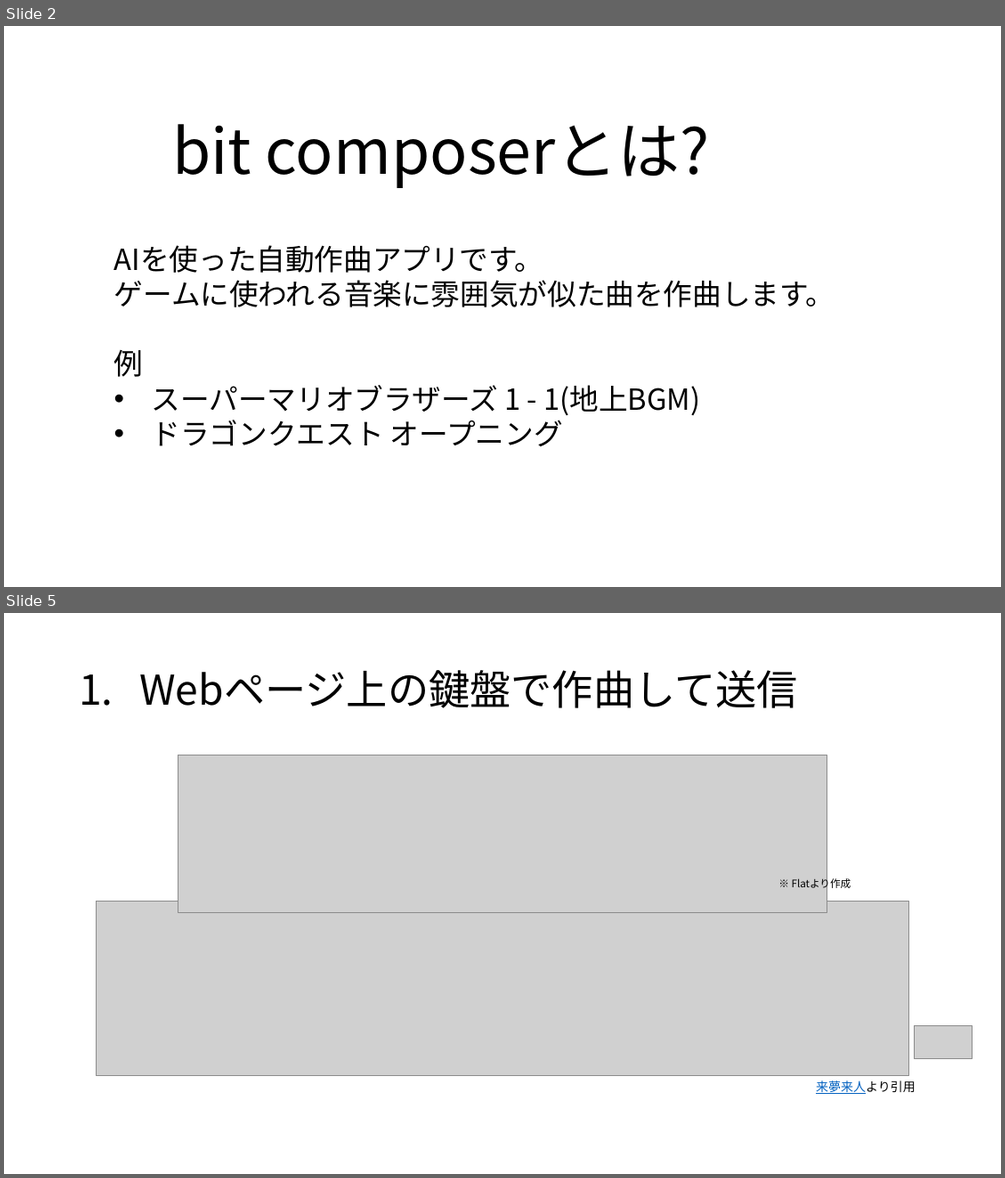
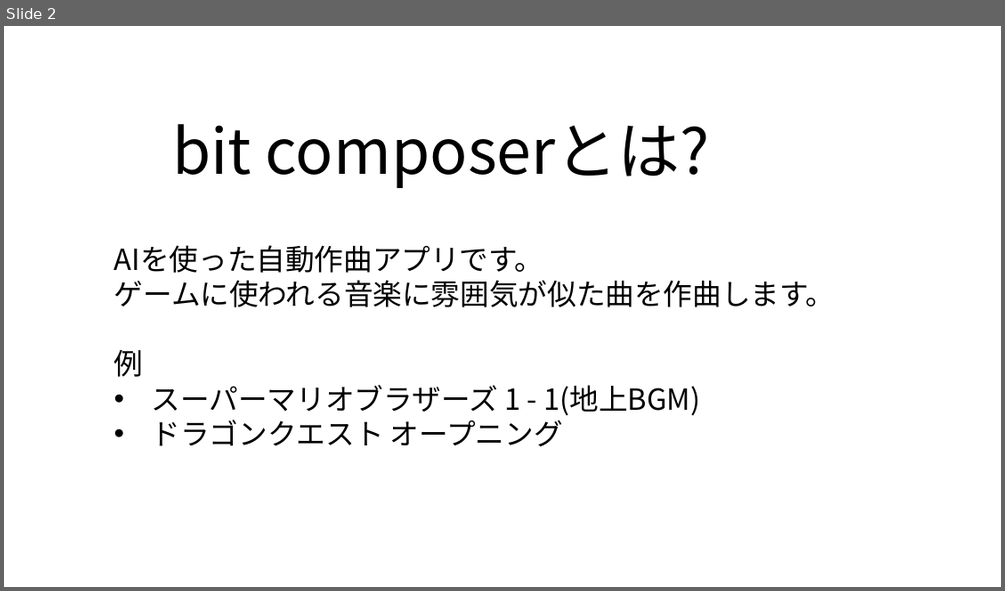
Before and after one commit to yoshitake266/bitComposer_prj, a slide deck: presentation/bit Composer.pptx. Shown one above the other, each under a label of ours: slides 2 and 5 before the commit, slide 2 after it; the slides between them are not shown. The pictures are 1005x1178 and 1005x591 pixels, drawn with LibreOffice and Linux fonts; fonts in the diff are those of the drawing; grey boxes stand for pictures. Boxes give left, top, right and bottom in pixels: in the first picture for what was removed or moved away, otherwise in the second. Text is boxed around its words. In the diff, an @@ line names an element or a change of style, - is before the commit and + after.

```diff
--- a/presentation/bit Composer.pptx
+++ b/presentation/bit Composer.pptx
@@ slide 5 removed at <box>4,613,1001,1174</box>, background #FFFFFF @@
@@ title removed at <box>139,670,797,708</box> @@
-1. Webページ上の鍵盤で作曲して送信
@@ picture removed at <box>178,755,826,912</box> @@
@@ text removed at <box>792,876,851,891</box> @@
-※ Flatより作成
@@ picture removed at <box>96,900,909,1075</box> @@
@@ picture removed at <box>914,1025,972,1058</box> @@
@@ rectangle removed at <box>234,1086,248,1111</box> @@
@@ text removed at <box>816,1080,915,1094</box> @@
-来夢来人より引用
```
Also in this commit, not shown: 7 slides changed, 4 slides added, 2 other slides removed, 2 other files.
